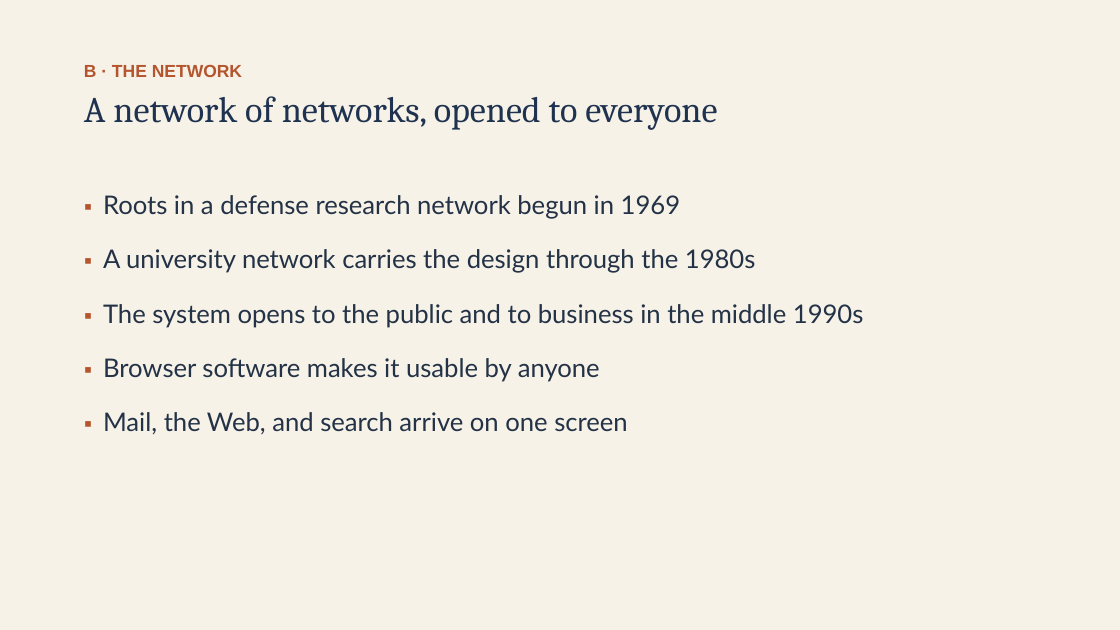
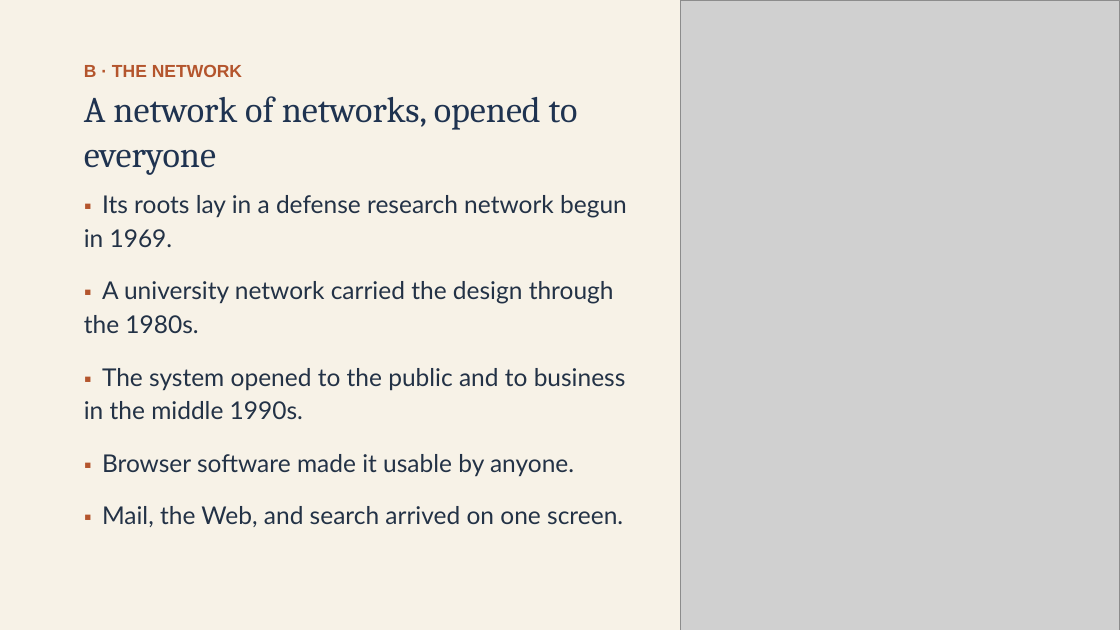
Before and after one commit to ab17gthb/humanities-curriculum-group, a slide deck: slide 8 of modern-america/lesson-04/lesson-04-slides.pptx. Drawn at 1120x630 pixels with LibreOffice and Linux fonts; fonts in the diff are those of the drawing; grey boxes stand for pictures. Boxes give left, top, right and bottom in pixels: in the first picture for what was removed or moved away, otherwise in the second. Text is boxed around its words. In the diff, an @@ line names an element or a change of style, - is before the commit and + after.

```diff
--- a/modern-america/lesson-04/lesson-04-slides.pptx
+++ b/modern-america/lesson-04/lesson-04-slides.pptx
@@ picture added at [681,0,1120,630] @@
@@ text "A network of networks, opened ..." rewrapped from [84,96,717,130] to [84,96,578,175] @@
@@ text at [84,195,627,527]: text changed; size 22 to 21 pt @@
-▪ Roots in a defense research network begun in 1969
-▪ A university network carries the design through the 1980s
-▪ The system opens to the public and to business in the middle 1990s
-▪ Browser software makes it usable by anyone
-▪ Mail, the Web, and search arrive on one screen
+▪ Its roots lay in a defense research network begun in 1969.
+▪ A university network carried the design through the 1980s.
+▪ The system opened to the public and to business in the middle 1990s.
+▪ Browser software made it usable by anyone.
+▪ Mail, the Web, and search arrived on one screen.
```
Also in this commit, not shown: 8 other slides changed, 6 other files.
